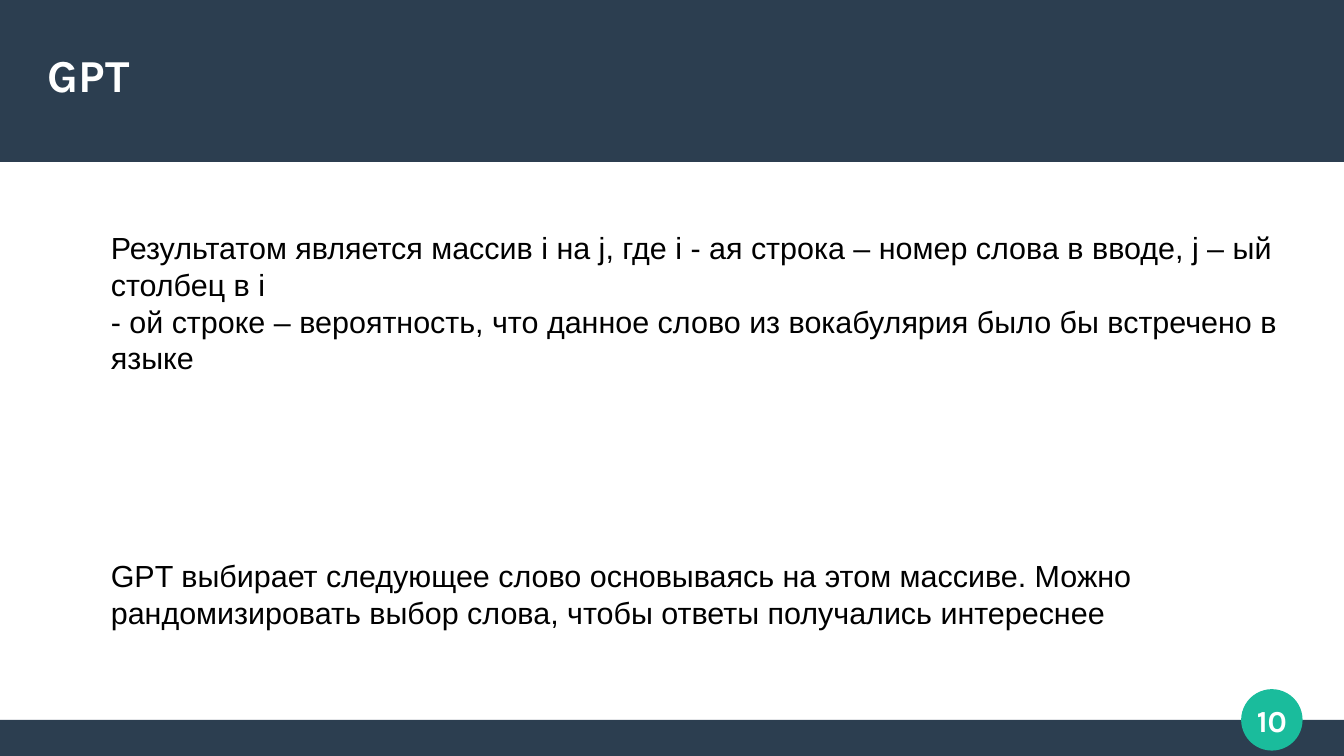
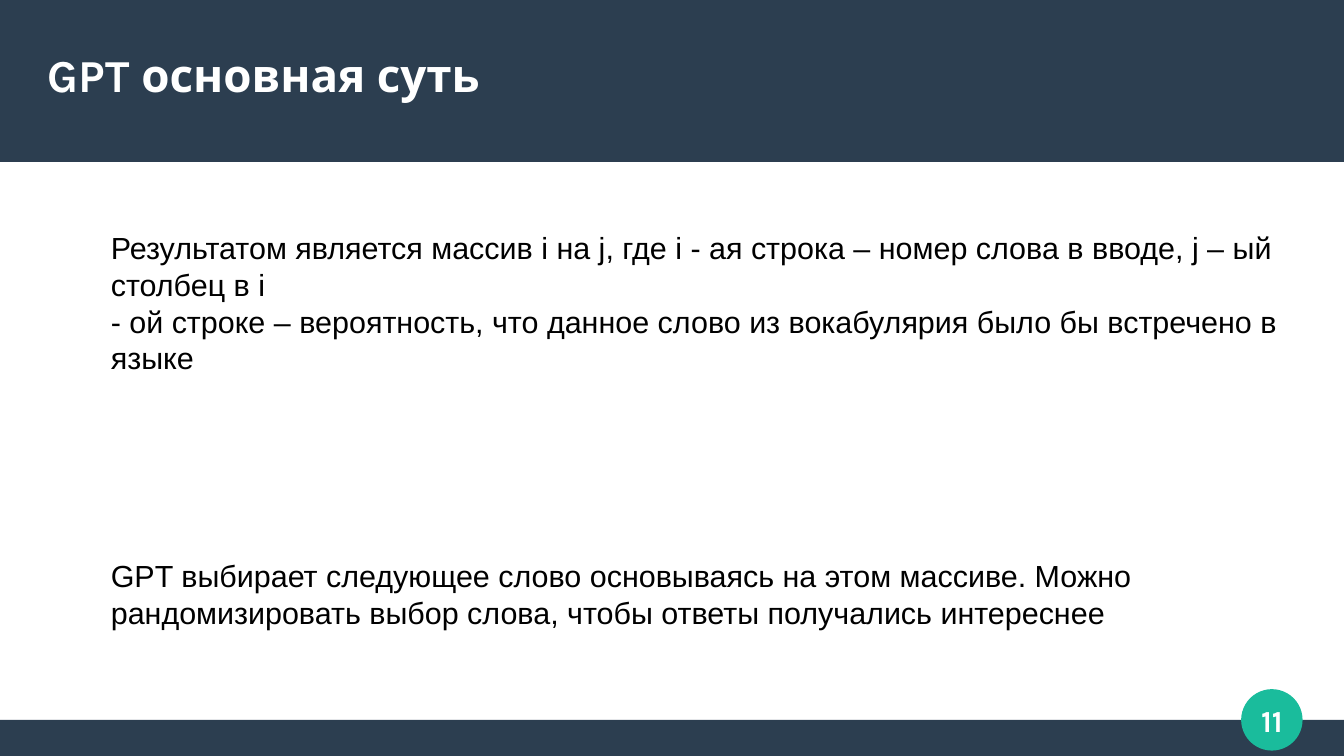
Before and after one commit to Zorinal/FilmBot, a slide deck: slide 11 of арс трансформеры.pptx (slide 10 before the commit). Drawn at 1344x756 pixels with LibreOffice and Linux fonts; fonts in the diff are those of the drawing. Boxes give left, top, right and bottom in pixels: in the first picture for what was removed or moved away, otherwise in the second. Text is boxed around its words. In the diff, an @@ line names an element or a change of style, - is before the commit and + after.

```diff
--- a/арс трансформеры.pptx
+++ b/арс трансформеры.pptx
@@ title at [48,61,480,103]: text changed @@
-GPT
+GPT основная суть
@@ page number at [1261,712,1283,732]: text changed @@
-10
+11
```
Also in this commit, not shown: 1 other slide changed, 3 slides added.
